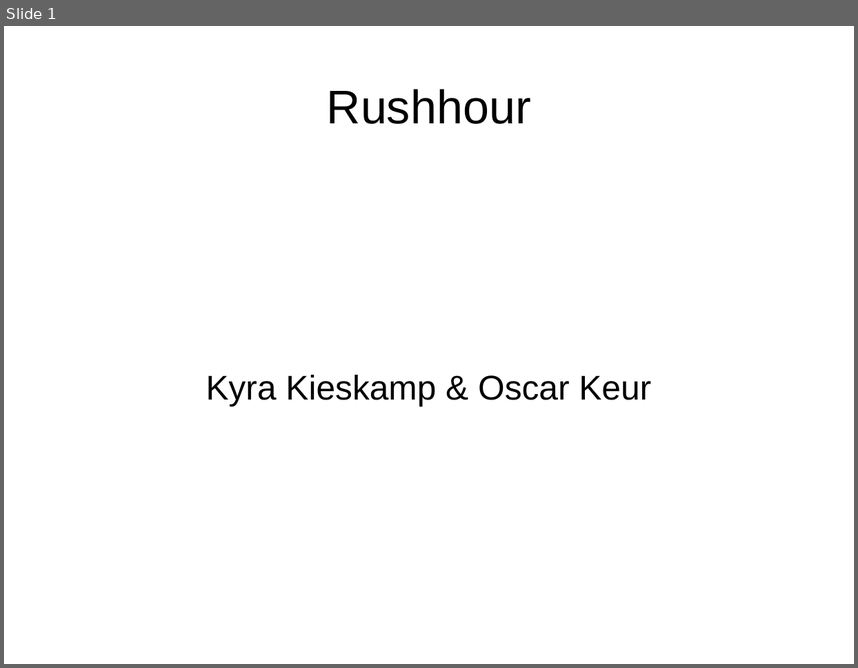
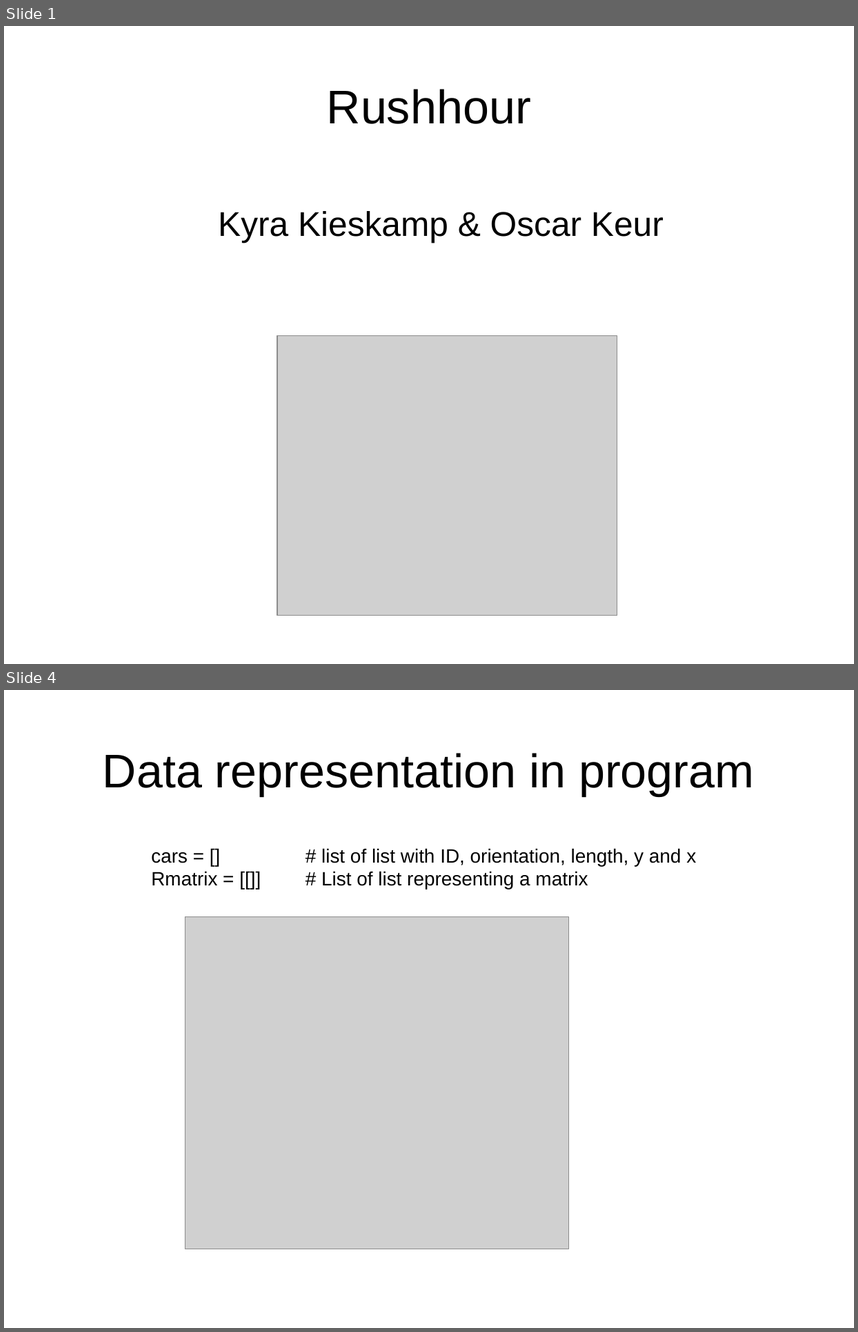
Before and after one commit to oekeur/MinProg_Heuristieken, a slide deck: Presentation rushhour week 4.odp. Shown one above the other, each under a label of ours: slide 1 before the commit, slides 1 and 4 after it; the slides between them are not shown. The pictures are 858x668 and 858x1332 pixels, drawn with LibreOffice and Linux fonts; fonts in the diff are those of the drawing; grey boxes stand for pictures. Boxes give left, top, right and bottom in pixels: in the first picture for what was removed or moved away, otherwise in the second. Text is boxed around its words. In the diff, an @@ line names an element or a change of style, - is before the commit and + after.

```diff
--- a/Presentation rushhour week 4.odp
+++ b/Presentation rushhour week 4.odp
@@ slide 4 added at bbox=[4, 690, 854, 1328], background #FFFFFF @@
@@ title added at bbox=[103, 753, 754, 796], 44 pt, text #000000 @@
+Data representation in program
@@ text added at bbox=[151, 848, 696, 889], 18 pt, text #000000 @@
+cars = [] # list of list with ID, orientation, length, y and x
+Rmatrix = [[]] # List of list representing a matrix
@@ picture added at bbox=[185, 917, 568, 1248] @@
@@ slide 1 changed as well @@
@@ subtitle "Kyra Kieskamp & Oscar Keur": place and size @@
-subtitle "Kyra Kieskamp & Oscar Keur" at bbox=[206, 374, 651, 405]
+subtitle "Kyra Kieskamp & Oscar Keur" at bbox=[218, 211, 664, 243]
@@ picture added at bbox=[277, 336, 617, 615] @@
```
Also in this commit, not shown: 6 other slides added, 5 slides removed.
